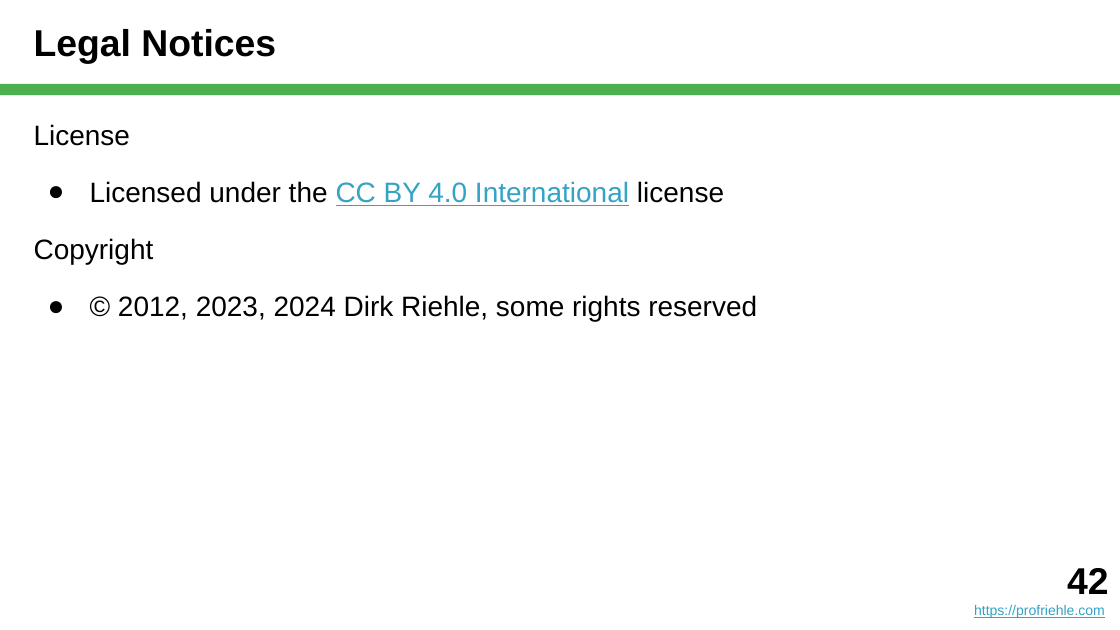
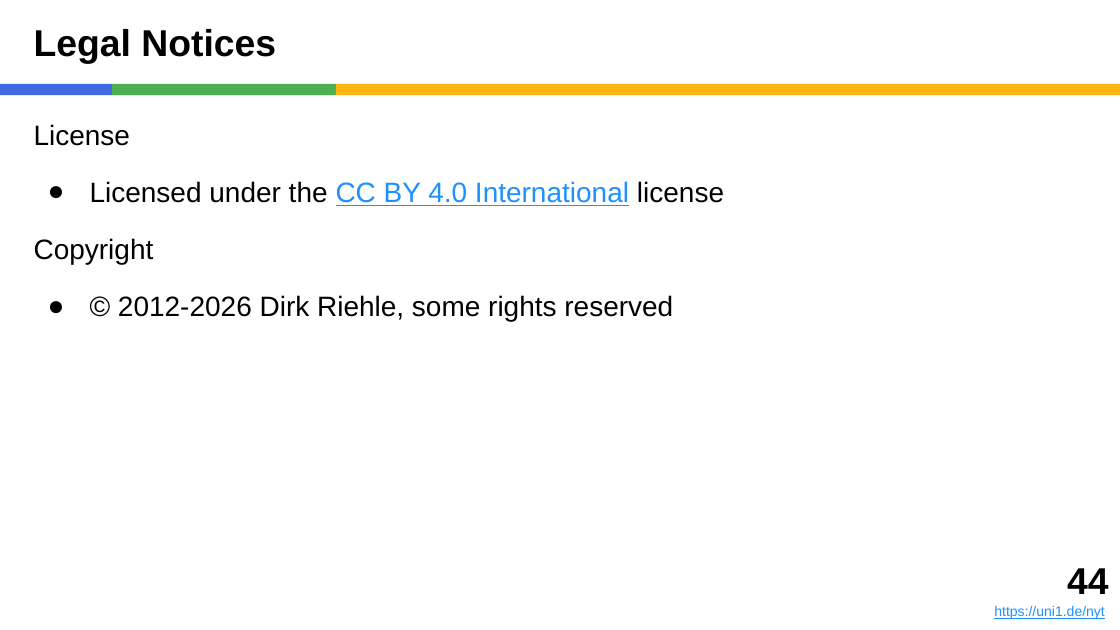
Before and after one commit to dirkriehle/nyt-course, a slide deck: slide 44 of Lecture slides/NYT D01 - Theory Validation.pptx (slide 42 before the commit). Drawn at 1120x630 pixels with LibreOffice and Linux fonts; fonts in the diff are those of the drawing. Boxes give left, top, right and bottom in pixels: in the first picture for what was removed or moved away, otherwise in the second. Text is boxed around its words. In the diff, an @@ line names an element or a change of style, - is before the commit and + after.

```diff
--- a/Lecture slides/NYT D01 - Theory Validation.pptx
+++ b/Lecture slides/NYT D01 - Theory Validation.pptx
@@ rectangle added at (0, 84, 112, 95), fill #4169E1 @@
@@ rectangle added at (112, 84, 336, 95), fill #4CAF50 @@
@@ rectangle: place and size @@
-rectangle at (0, 84, 1120, 95)
+rectangle at (336, 84, 1120, 95)
@@ rectangle at (336, 84, 1120, 95): fill #4CAF50 to #FEB612 @@
@@ text at (90, 181, 724, 206): text colour #34A3C5 to #1E90FF in "CC BY 4.0 International" @@
@@ text at (118, 295, 673, 322): text changed @@
-● © 2012, 2023, 2024 Dirk Riehle, some rights reserved
+● © 2012-2026 Dirk Riehle, some rights reserved
@@ text at (994, 568, 1108, 619): text changed; text colour #34A3C5 to #1E90FF @@
-42
-https://profriehle.com
+44
+https://uni1.de/nyt
```
Also in this commit, not shown: 42 other slides changed, 1 slide added, 3 other files.
